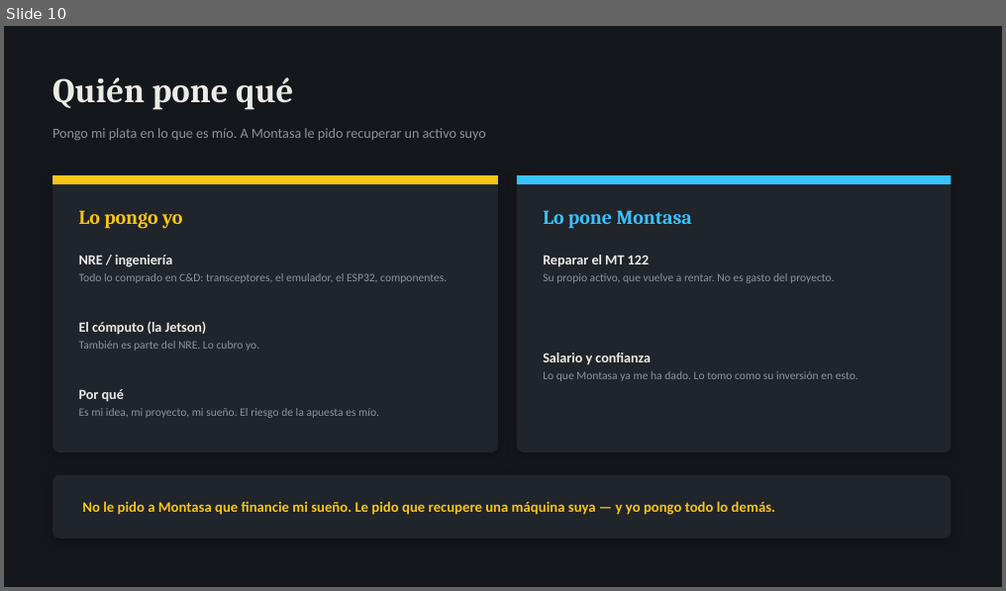
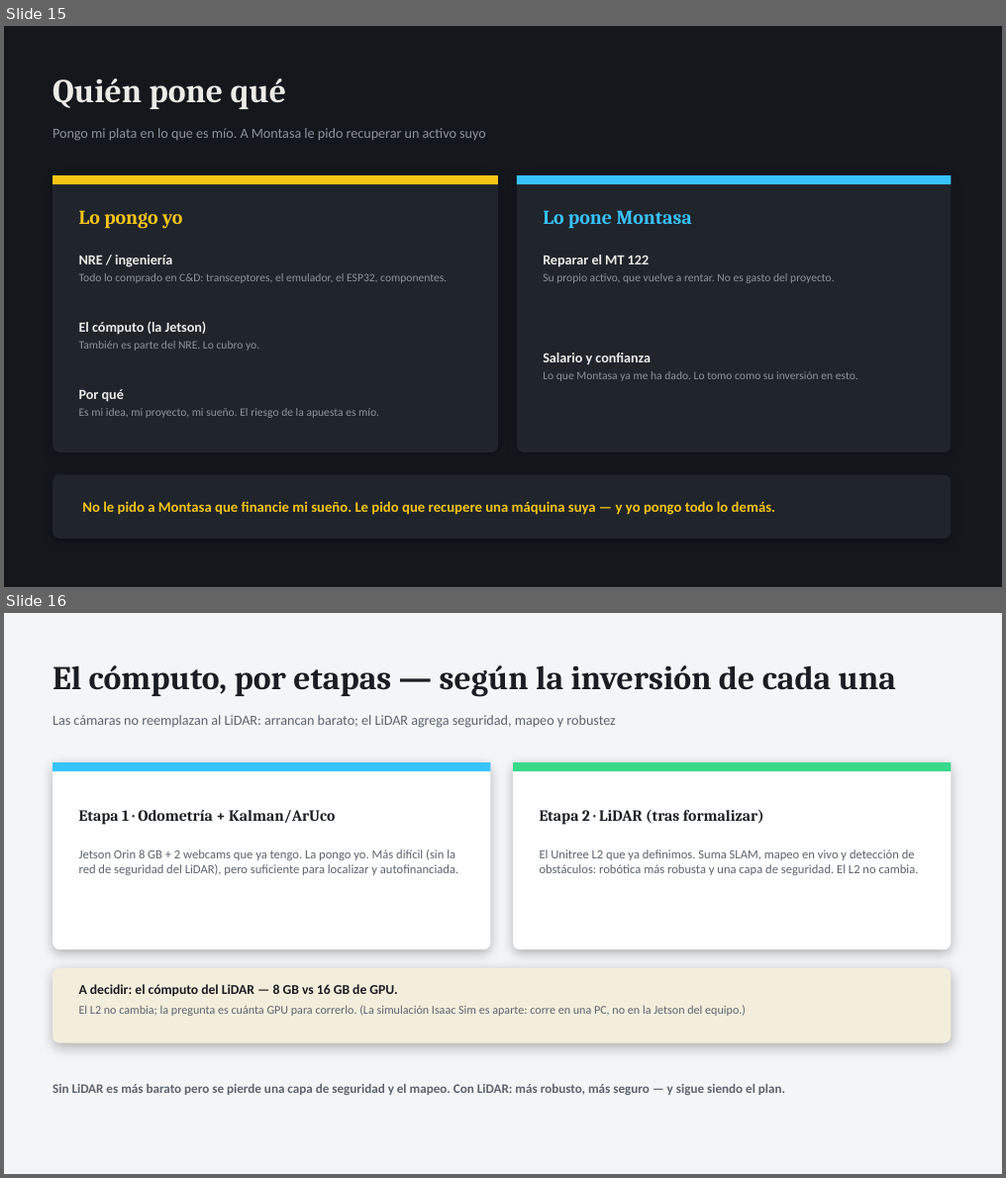
Before and after one commit to Rodzilla-TheCreator/tata, a slide deck: presentaciones/TaTa_Estado_y_Pedido_Omar.pptx. Shown one above the other, each under a label of ours: slide 10 before the commit, slides 15 and 16 after it. The pictures are 1006x591 and 1006x1178 pixels, drawn with LibreOffice and Linux fonts; fonts in the diff are those of the drawing. Boxes give left, top, right and bottom in pixels: in the first picture for what was removed or moved away, otherwise in the second. Text is boxed around its words. In the diff, an @@ line names an element or a change of style, - is before the commit and + after.

```diff
--- a/presentaciones/TaTa_Estado_y_Pedido_Omar.pptx
+++ b/presentaciones/TaTa_Estado_y_Pedido_Omar.pptx
@@ slide 16 added at box(4, 613, 1002, 1174), background #F4F5F7 @@
@@ text added at box(53, 665, 896, 697), 32 pt, text #1A1D23, bold @@
+El cómputo, por etapas — según la inversión de cada una
@@ text added at box(53, 715, 615, 728), 13.5 pt, text #5B6470 @@
+Las cámaras no reemplazan al LiDAR: arrancan barato; el LiDAR agrega seguridad, mapeo y robustez
@@ rounded rectangle added at box(53, 762, 491, 950), fill #FFFFFF @@
@@ rectangle added at box(53, 762, 491, 771), fill #37C3FF @@
@@ rounded rectangle added at box(513, 762, 951, 950), fill #FFFFFF @@
@@ rectangle added at box(513, 762, 951, 771), fill #39D98A @@
@@ text added at box(79, 810, 335, 825), 15 pt, text #1A1D23, bold @@
+Etapa 1 · Odometría + Kalman/ArUco
@@ text added at box(540, 809, 764, 825), 15 pt, text #1A1D23, bold @@
+Etapa 2 · LiDAR (tras formalizar)
@@ text added at box(79, 850, 458, 875), 12 pt, text #5B6470 @@
+Jetson Orin 8 GB + 2 webcams que ya tengo. La pongo yo. Más difícil (sin la red de seguridad del LiDAR), pero suficiente para localizar y autofinanciada.
@@ text added at box(540, 850, 919, 875), 12 pt, text #5B6470 @@
+El Unitree L2 que ya definimos. Suma SLAM, mapeo en vivo y detección de obstáculos: robótica más robusta y una capa de seguridad. El L2 no cambia.
@@ rounded rectangle added at box(53, 968, 951, 1044), fill #F3EEDC @@
@@ text added at box(79, 984, 397, 996), 13 pt, text #1A1D23, bold @@
+A decidir: el cómputo del LiDAR — 8 GB vs 16 GB de GPU.
@@ text added at box(79, 1005, 746, 1016), 11.5 pt, text #5B6470 @@
+El L2 no cambia; la pregunta es cuánta GPU para correrlo. (La simulación Isaac Sim es aparte: corre en una PC, no en la Jetson del equipo.)
@@ text added at box(53, 1084, 785, 1095), 12.5 pt, text #5B6470, bold @@
+Sin LiDAR es más barato pero se pierde una capa de seguridad y el mapeo. Con LiDAR: más robusto, más seguro — y sigue siendo el plan.
@@ what was slide 10 is now slide 15 @@
@@ slide 15 changed as well @@
@@ text "Quién pone qué" at box(53, 78, 286, 109): size 33 to 32 pt @@
```
Also in this commit, not shown: 8 other slides changed, 7 other slides added, 3 slides removed, 2 other files.
